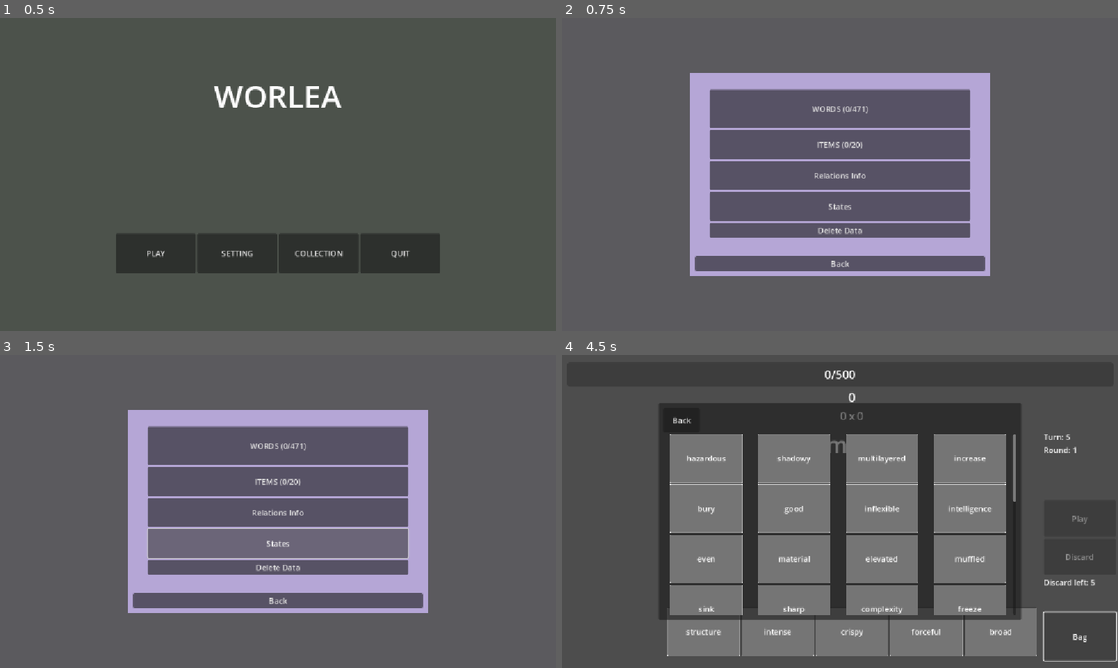
Above: before the commit, frames 1-4 (two rows, left to right).
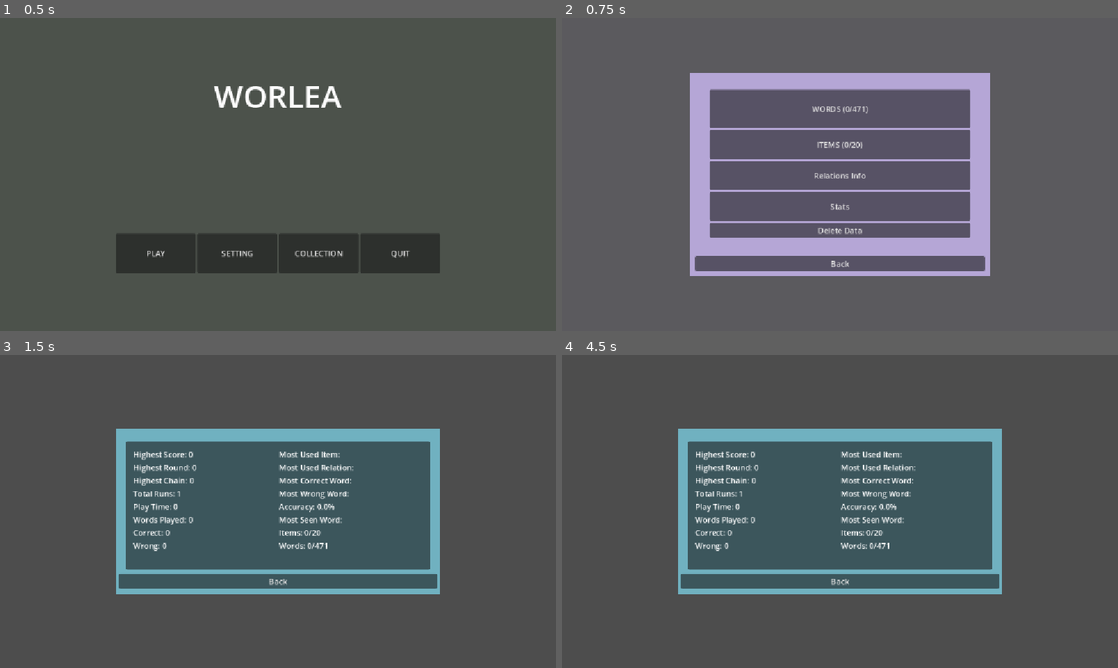
Above: after the commit, the same moments.

Repository: BMinh166/english-game-learning
Game: Godot game, scene res://scenes/Screen/main_menu.tscn
Same seed, same stepped clock (60 frames per second), same inputs: the game is played once before the commit and once after it.
Inputs (mouse positions are in pixels of both pictures, inside the frame that each line leads up to):
- Up to frame 1 (0.5 s): no input
- Up to frame 2 (0.75 s): click "COLLECTION" at 0.5 s
- Up to frame 3 (1.5 s): click (278, 542) at 1.25 s, where only the run before the commit has a clickable "States"
- Up to frame 4 (4.5 s): click "Back" at 2 s; click (840, 542) at 2.75 s, where only the run after the commit has a clickable "Stats"; click (717, 589) at 3.5 s, where only the run before the commit has a clickable "PLAY"; click (1079, 636) at 4.25 s, where only the run before the commit has a clickable "Bag"

Frame 1 is identical in both runs. In frame 2, less than 0.1% of the frame differs, in the area x 48-52%, y 59-62%; in frame 3, 34%; in frame 4, 52%, in the area x 17-100%, y 4-98%.

Commit message:
Add Stats Menu

Diff:
--- a/autoload/SaveManager.gd
+++ b/autoload/SaveManager.gd
@@ -14,9 +14,23 @@
 		"version": 1,
 
 		"statistics": {
+
 			"highest_score": 0,
+			"highest_round": 0,
+			"highest_chain": 0,
+
 			"total_runs": 0,
-			"total_words_played": 0
+			"total_play_time": 0,
+
+			"total_words_played": 0,
+			"total_correct": 0,
+			"total_wrong": 0,
+
+			"most_used_item": "",
+			"most_used_relation": "",
+			"most_correct_word": "",
+			"most_wrong_word": "",
+			"most_seen_word": ""
 		},
 
 		"settings": {
@@ -158,3 +172,7 @@
 	}
 
 	save_game()
+
+func get_statistics():
+
+	return save_data["statistics"]
--- a/scenes/Screen/collection_menu.tscn
+++ b/scenes/Screen/collection_menu.tscn
@@ -67,10 +67,10 @@
 layout_mode = 2
 text = "Relations Info"
 
-[node name="StatesButton" type="Button" parent="CenterContainer/MarginContainer/MenuContainer/MarginContainer/ButtonContainer"]
+[node name="StatsButton" type="Button" parent="CenterContainer/MarginContainer/MenuContainer/MarginContainer/ButtonContainer"]
 custom_minimum_size = Vector2(0, 60)
 layout_mode = 2
-text = "States"
+text = "Stats"
 
 [node name="DeleteDataButton" type="Button" parent="CenterContainer/MarginContainer/MenuContainer/MarginContainer/ButtonContainer"]
 layout_mode = 2
@@ -81,3 +81,5 @@
 size_flags_vertical = 8
 text = "Back
 "
+
+[connection signal="pressed" from="CenterContainer/MarginContainer/MenuContainer/MarginContainer/ButtonContainer/StatsButton" to="." method="_on_stats_button_pressed"]
--- /dev/null
+++ b/scenes/Screen/stats_menu.tscn
@@ -0,0 +1,136 @@
+[gd_scene load_steps=2 format=3 uid="uid://bylrcb4c4fofo"]
+
+[ext_resource type="Script" uid="uid://b0hcngdqoogii" path="res://scripts/Screen/stats_menu.gd" id="1_v0ur3"]
+
+[node name="StatsMenu" type="Control"]
+layout_mode = 3
+anchors_preset = 15
+anchor_right = 1.0
+anchor_bottom = 1.0
+grow_horizontal = 2
+grow_vertical = 2
+script = ExtResource("1_v0ur3")
+
+[node name="CenterContainer" type="CenterContainer" parent="."]
+layout_mode = 1
+anchors_preset = 15
+anchor_right = 1.0
+anchor_bottom = 1.0
+grow_horizontal = 2
+grow_vertical = 2
+
+[node name="BackgroundMenu" type="ColorRect" parent="CenterContainer"]
+custom_minimum_size = Vector2(670, 340)
+layout_mode = 2
+color = Color(0.4383051, 0.6924692, 0.75301874, 1)
+
+[node name="MarginContainer" type="MarginContainer" parent="CenterContainer"]
+layout_mode = 2
+theme_override_constants/margin_left = 5
+theme_override_constants/margin_top = 5
+theme_override_constants/margin_right = 5
+theme_override_constants/margin_bottom = 5
+
+[node name="VBoxContainer" type="VBoxContainer" parent="CenterContainer/MarginContainer"]
+layout_mode = 2
+
+[node name="MarginContainer" type="MarginContainer" parent="CenterContainer/MarginContainer/VBoxContainer"]
+layout_mode = 2
+theme_override_constants/margin_left = 15
+theme_override_constants/margin_top = 15
+theme_override_constants/margin_right = 15
+theme_override_constants/margin_bottom = 5
+
+[node name="Panel" type="Panel" parent="CenterContainer/MarginContainer/VBoxContainer/MarginContainer"]
+layout_mode = 2
+
+[node name="MarginContainer" type="MarginContainer" parent="CenterContainer/MarginContainer/VBoxContainer/MarginContainer"]
+layout_mode = 2
+theme_override_constants/margin_left = 15
+theme_override_constants/margin_top = 15
+theme_override_constants/margin_right = 15
+
+[node name="HBoxContainer" type="HBoxContainer" parent="CenterContainer/MarginContainer/VBoxContainer/MarginContainer/MarginContainer"]
+custom_minimum_size = Vector2(600, 250)
+layout_mode = 2
+
+[node name="LabelContainer1" type="VBoxContainer" parent="CenterContainer/MarginContainer/VBoxContainer/MarginContainer/MarginContainer/HBoxContainer"]
+layout_mode = 2
+size_flags_horizontal = 3
+size_flags_vertical = 0
+
+[node name="HightScoreLabel" type="Label" parent="CenterContainer/MarginContainer/VBoxContainer/MarginContainer/MarginContainer/HBoxContainer/LabelContainer1"]
+layout_mode = 2
+text = "Highest Score:"
+vertical_alignment = 1
+
+[node name="HighestRoundLabel" type="Label" parent="CenterContainer/MarginContainer/VBoxContainer/MarginContainer/MarginContainer/HBoxContainer/LabelContainer1"]
+layout_mode = 2
+text = "Highest Round:"
+
+[node name="HighestChainLabel" type="Label" parent="CenterContainer/MarginContainer/VBoxContainer/MarginContainer/MarginContainer/HBoxContainer/LabelContainer1"]
+layout_mode = 2
+text = "Highest Chain:"
+
+[node name="TotalRunsLabel" type="Label" parent="CenterContainer/MarginContainer/VBoxContainer/MarginContainer/MarginContainer/HBoxContainer/LabelContainer1"]
+layout_mode = 2
+text = "Total Runs:"
+
+[node name="PlayTimeLabel" type="Label" parent="CenterContainer/MarginContainer/VBoxContainer/MarginContainer/MarginContainer/HBoxContainer/LabelContainer1"]
+layout_mode = 2
+text = "Total Play Time:"
+
+[node name="TotalWordsPlayedLabel" type="Label" parent="CenterContainer/MarginContainer/VBoxContainer/MarginContainer/MarginContainer/HBoxContainer/LabelContainer1"]
+layout_mode = 2
+text = "Total Words Played:"
+
+[node name="TotalCorrectLabel" type="Label" parent="CenterContainer/MarginContainer/VBoxContainer/MarginContainer/MarginContainer/HBoxContainer/LabelContainer1"]
+layout_mode = 2
+text = "Total Correct:"
+
+[node name="TotalWrongLabel" type="Label" parent="CenterContainer/MarginContainer/VBoxContainer/MarginContainer/MarginContainer/HBoxContainer/LabelContainer1"]
+layout_mode = 2
+text = "Total Wrong:"
+
+[node name="LabelContainer2" type="VBoxContainer" parent="CenterContainer/MarginContainer/VBoxContainer/MarginContainer/MarginContainer/HBoxContainer"]
+layout_mode = 2
+size_flags_horizontal = 3
+size_flags_vertical = 0
+
+[node name="MostUsedItemLabel" type="Label" parent="CenterContainer/MarginContainer/VBoxContainer/MarginContainer/MarginContainer/HBoxContainer/LabelContainer2"]
+layout_mode = 2
+text = "Most Used Item:"
+
+[node name="MostUsedRelationLabel" type="Label" parent="CenterContainer/MarginContainer/VBoxContainer/MarginContainer/MarginContainer/HBoxContainer/LabelContainer2"]
+layout_mode = 2
+text = "Most Used Relation:"
+
+[node name="MostCorrectWordLabel" type="Label" parent="CenterContainer/MarginContainer/VBoxContainer/MarginContainer/MarginContainer/HBoxContainer/LabelContainer2"]
+layout_mode = 2
+text = "Most Correct Word:"
+
+[node name="MostWrongWordLabel2" type="Label" parent="CenterContainer/MarginContainer/VBoxContainer/MarginContainer/MarginContainer/HBoxContainer/LabelContainer2"]
+layout_mode = 2
+text = "Most Wrong Word:"
+
+[node name="AccuracyLabel" type="Label" parent="CenterContainer/MarginContainer/VBoxContainer/MarginContainer/MarginContainer/HBoxContainer/LabelContainer2"]
+layout_mode = 2
+text = "Accuracy:"
+
+[node name="MostSeenWordLabel" type="Label" parent="CenterContainer/MarginContainer/VBoxContainer/MarginContainer/MarginContainer/HBoxContainer/LabelContainer2"]
+layout_mode = 2
+text = "Most Seen Word:"
+
+[node name="ItemsDiscoveredLabel" type="Label" parent="CenterContainer/MarginContainer/VBoxContainer/MarginContainer/MarginContainer/HBoxContainer/LabelContainer2"]
+layout_mode = 2
+text = "Items Discovered:"
+
+[node name="WordsDiscoveredLabel" type="Label" parent="CenterContainer/MarginContainer/VBoxContainer/MarginContainer/MarginContainer/HBoxContainer/LabelContainer2"]
+layout_mode = 2
+text = "Words Discovered:"
+
+[node name="BackButton" type="Button" parent="CenterContainer/MarginContainer/VBoxContainer"]
+layout_mode = 2
+text = "Back"
+
+[connection signal="pressed" from="CenterContainer/MarginContainer/VBoxContainer/BackButton" to="." method="_on_back_button_pressed"]
--- a/scripts/GameManager.gd
+++ b/scripts/GameManager.gd
@@ -267,8 +267,10 @@
 
 	if is_valid:
 		word_data["correct"] += 1
+		SaveManager.save_data["statistics"]["total_correct"] += 1
 	else:
 		word_data["wrong"] += 1
+		SaveManager.save_data["statistics"]["total_wrong"] += 1
 
 	# ❌ FAIL
 	if !is_valid:
@@ -336,6 +338,10 @@
 	print("chain_count:", chain_data.chain_count)
 	print("chain_mult:", chain_data.chain_mult)
 	print("delta_mult:", chain_data.delta_mult)
+
+	if chain_data["chain_count"] > SaveManager.save_data["statistics"]["highest_chain"]:
+
+		SaveManager.save_data["statistics"]["highest_chain"] = chain_data["chain_count"]
 
 	# 👉 tính mult cuối (CHỈ 1 LẦN)
 	var chain_mult_value = chain_data.chain_mult
@@ -905,6 +911,10 @@
 	if score > SaveManager.save_data["statistics"]["highest_score"]:
 
 		SaveManager.save_data["statistics"]["highest_score"] = score
+
+	if round > SaveManager.save_data["statistics"]["highest_round"]:
+
+		SaveManager.save_data["statistics"]["highest_round"] = round
 
 	SaveManager.save_game()
 
--- a/scripts/Screen/CollectionMenu.gd
+++ b/scripts/Screen/CollectionMenu.gd
@@ -1,8 +1,9 @@
 extends Control
 
 @onready var word_button = $CenterContainer/MarginContainer/MenuContainer/MarginContainer/ButtonContainer/WordButton
-
 @onready var items_button = $CenterContainer/MarginContainer/MenuContainer/MarginContainer/ButtonContainer/ItemsButton
+@onready var stats_button = $CenterContainer/MarginContainer/MenuContainer/MarginContainer/ButtonContainer/StatsButton
+@onready var deleta_data = $CenterContainer/MarginContainer/MenuContainer/MarginContainer/ButtonContainer/DeleteDataButton
 
 @onready var back_button = $CenterContainer/MarginContainer/MenuContainer/BackButton
 
@@ -84,3 +85,9 @@
 	get_tree().change_scene_to_file(
 		"res://scenes/Screen/main_menu.tscn"
 	)
+
+
+func _on_stats_button_pressed() -> void:
+	get_tree().change_scene_to_file(
+		"res://scenes/Screen/stats_menu.tscn"
+	)
--- /dev/null
+++ b/scripts/Screen/stats_menu.gd
@@ -0,0 +1,151 @@
+extends Control
+
+@onready var highest_score_label = $CenterContainer/MarginContainer/VBoxContainer/MarginContainer/MarginContainer/HBoxContainer/LabelContainer1/HightScoreLabel
+@onready var highest_round_label = $CenterContainer/MarginContainer/VBoxContainer/MarginContainer/MarginContainer/HBoxContainer/LabelContainer1/HighestRoundLabel
+@onready var highest_chain_label = $CenterContainer/MarginContainer/VBoxContainer/MarginContainer/MarginContainer/HBoxContainer/LabelContainer1/HighestChainLabel
+@onready var total_runs_label = $CenterContainer/MarginContainer/VBoxContainer/MarginContainer/MarginContainer/HBoxContainer/LabelContainer1/TotalRunsLabel
+@onready var play_time_label = $CenterContainer/MarginContainer/VBoxContainer/MarginContainer/MarginContainer/HBoxContainer/LabelContainer1/PlayTimeLabel
+@onready var total_words_played_label = $CenterContainer/MarginContainer/VBoxContainer/MarginContainer/MarginContainer/HBoxContainer/LabelContainer1/TotalWordsPlayedLabel
+@onready var total_correct_label = $CenterContainer/MarginContainer/VBoxContainer/MarginContainer/MarginContainer/HBoxContainer/LabelContainer1/TotalCorrectLabel
+@onready var total_wrong_label = $CenterContainer/MarginContainer/VBoxContainer/MarginContainer/MarginContainer/HBoxContainer/LabelContainer1/TotalWrongLabel
+@onready var most_used_item_label = $CenterContainer/MarginContainer/VBoxContainer/MarginContainer/MarginContainer/HBoxContainer/LabelContainer2/MostUsedItemLabel
+@onready var most_used_relation_label = $CenterContainer/MarginContainer/VBoxContainer/MarginContainer/MarginContainer/HBoxContainer/LabelContainer2/MostUsedRelationLabel
+@onready var most_correct_word_label = $CenterContainer/MarginContainer/VBoxContainer/MarginContainer/MarginContainer/HBoxContainer/LabelContainer2/MostCorrectWordLabel
+@onready var most_wrong_word_label = $CenterContainer/MarginContainer/VBoxContainer/MarginContainer/MarginContainer/HBoxContainer/LabelContainer2/MostWrongWordLabel2
+@onready var accuracy_label = $CenterContainer/MarginContainer/VBoxContainer/MarginContainer/MarginContainer/HBoxContainer/LabelContainer2/AccuracyLabel
+@onready var most_seen_word_label = $CenterContainer/MarginContainer/VBoxContainer/MarginContainer/MarginContainer/HBoxContainer/LabelContainer2/MostSeenWordLabel
+@onready var items_discovered_label = $CenterContainer/MarginContainer/VBoxContainer/MarginContainer/MarginContainer/HBoxContainer/LabelContainer2/ItemsDiscoveredLabel
+@onready var words_discovered_label = $CenterContainer/MarginContainer/VBoxContainer/MarginContainer/MarginContainer/HBoxContainer/LabelContainer2/WordsDiscoveredLabel
+@onready var back_button = $CenterContainer/MarginContainer/VBoxContainer/BackButton
+
+
+# Called when the node enters the scene tree for the first time.
+func _ready() -> void:
+	load_stats()
+
+
+func load_stats():
+
+	var stats = SaveManager.get_statistics()
+
+	highest_score_label.text = (
+		"Highest Score: "
+		+ safe_number(stats.get("highest_score"))
+	)
+
+	highest_round_label.text = (
+		"Highest Round: "
+		+ safe_number(stats.get("highest_round"))
+	)
+
+	highest_chain_label.text = (
+		"Highest Chain: "
+		+ safe_number(stats.get("highest_chain"))
+	)
+
+	total_runs_label.text = (
+		"Total Runs: "
+		+ safe_number(stats.get("total_runs"))
+	)
+
+	play_time_label.text = (
+		"Play Time: "
+		+ safe_number(stats.get("total_play_time"))
+	)
+
+	total_words_played_label.text = (
+		"Words Played: "
+		+ safe_number(stats.get("total_words_played"))
+	)
+
+	total_correct_label.text = (
+		"Correct: "
+		+ safe_number(stats.get("total_correct"))
+	)
+
+	total_wrong_label.text = (
+		"Wrong: "
+		+ safe_number(stats.get("total_wrong"))
+	)
+
+	# =====================
+	# ACCURACY
+	# =====================
+
+	var accuracy = 0.0
+
+	var total_correct = stats.get("total_correct", 0)
+	var total_wrong = stats.get("total_wrong", 0)
+
+	var total_answered = (
+		total_correct
+		+ total_wrong
+	)
+
+	if total_answered > 0:
+
+		accuracy = (
+			float(total_correct)
+			/ total_answered
+		) * 100.0
+
+	accuracy_label.text = (
+		"Accuracy: "
+		+ str(snapped(accuracy, 0.1))
+		+ "%"
+	)
+
+	# =====================
+	# COLLECTION
+	# =====================
+
+	var item_discovered = SaveManager.save_data["collection"]["items"].size()
+
+	var total_items = ItemDB.ITEMS.size()
+
+	items_discovered_label.text = (
+		"Items: "
+		+ safe_number(item_discovered)
+		+ "/"
+		+ safe_number(total_items)
+	)
+
+	var discovered_words = 0
+
+	for word_id in WordDB.WORDS.keys():
+
+		var data = SaveManager.get_word_data(word_id)
+
+		if data.get("seen", 0) > 0:
+
+			discovered_words += 1
+
+	words_discovered_label.text = (
+		"Words: "
+		+ safe_number(discovered_words)
+		+ "/"
+		+ safe_number(WordDB.WORDS.size())
+	)
+
+func safe_text(value):
+
+	if value == null:
+		return "None"
+
+	if str(value).strip_edges() == "":
+		return "None"
+
+	return str(value)
+
+
+func safe_number(value):
+
+	if value == null:
+		return "0"
+
+	return str(int(value))
+
+func _on_back_button_pressed() -> void:
+	get_tree().change_scene_to_file(
+		"res://scenes/Screen/collection_menu.tscn"
+	)
Not shown, added: scripts/Screen/stats_menu.gd.uid
